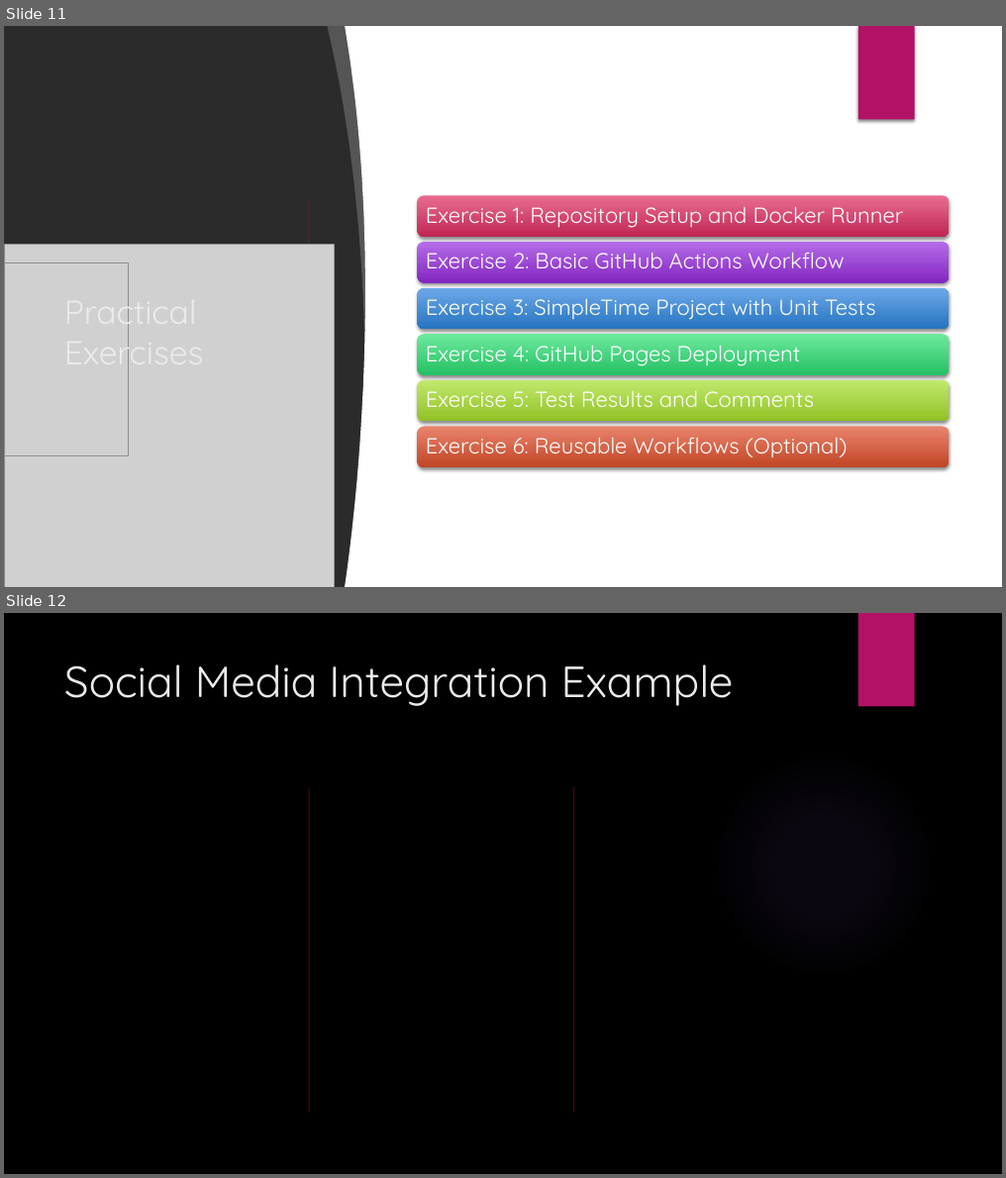
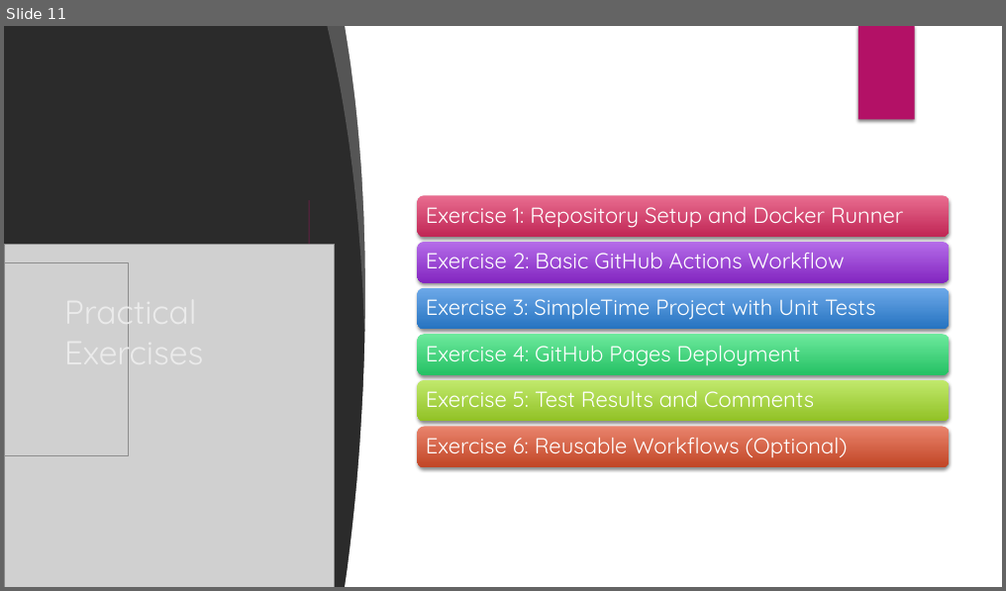
Before and after one commit to sebivenlo/esd-2024-github-actions, a slide deck: Workshop Presentation.pptx. Shown one above the other, each under a label of ours: slides 11 and 12 before the commit, slide 11 after it. The pictures are 1006x1178 and 1006x591 pixels, drawn with LibreOffice and Linux fonts; fonts in the diff are those of the drawing; grey boxes stand for pictures; background and template pictures are left out; a plain dark background stands for a picture behind light text. Boxes give left, top, right and bottom in pixels: in the first picture for what was removed or moved away, otherwise in the second. Text is boxed around its words. In the diff, an @@ line names an element or a change of style, - is before the commit and + after.

```diff
--- a/Workshop Presentation.pptx
+++ b/Workshop Presentation.pptx
@@ slide 12 removed at bbox=[4, 613, 1002, 1174], background picture (left out); not listed: 3 template elements that a slide beside it also shows @@
@@ rectangle removed at bbox=[858, 613, 915, 707] @@
@@ title removed at bbox=[64, 664, 734, 706] @@
-Social Media Integration Example
```
Also in this commit, not shown: 3 slides changed.
